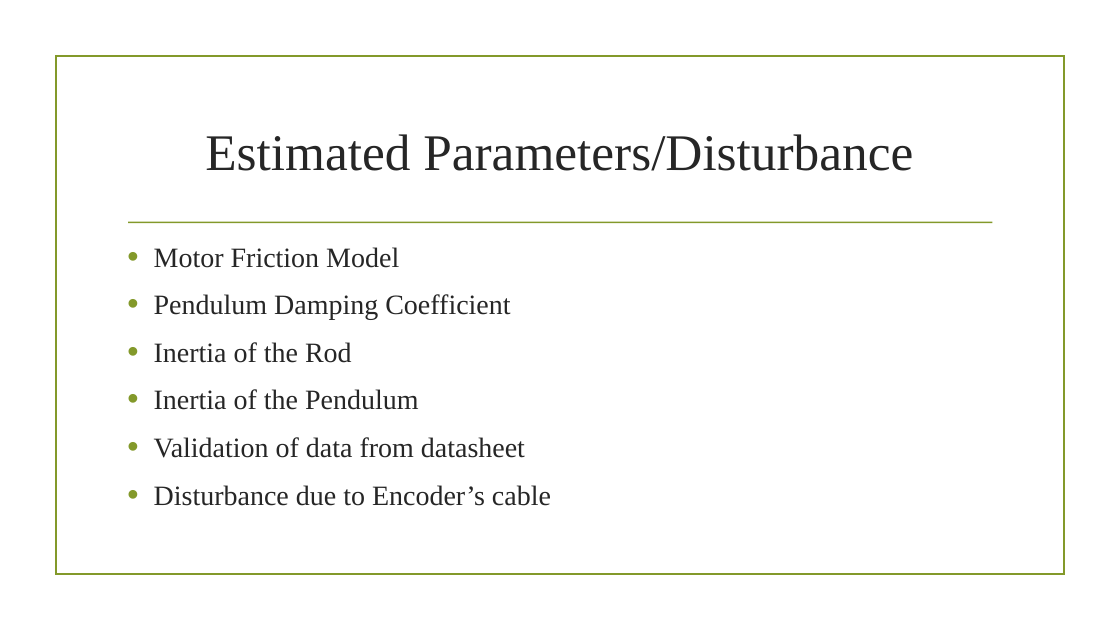
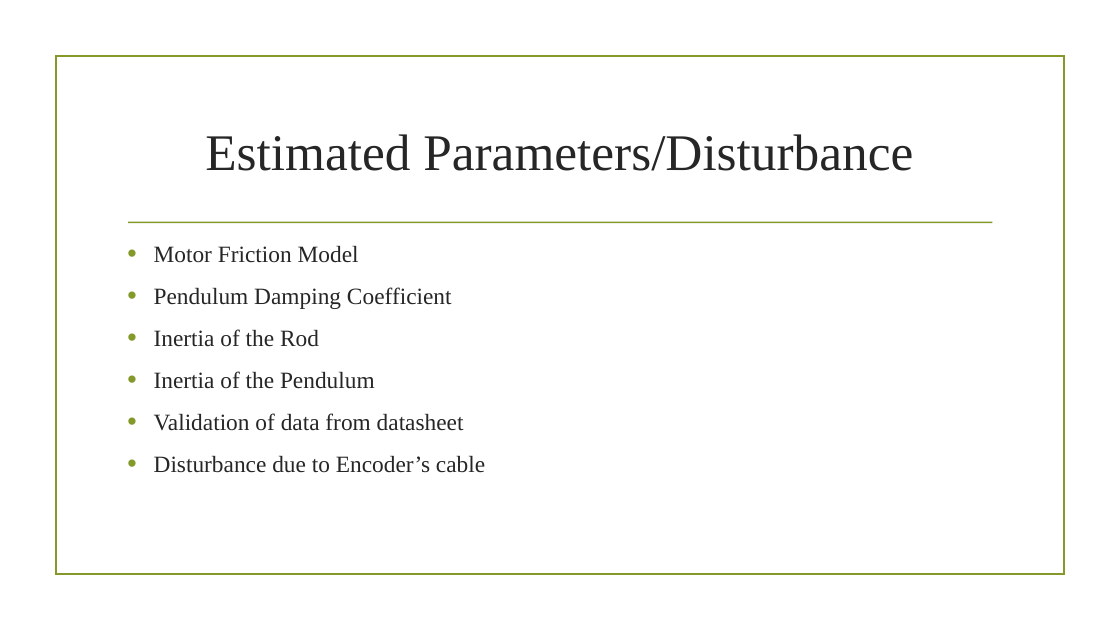
Before and after one commit to Quanser-Team/Quanser-Project, a slide deck: slide 3 of Presentation & Report/QUANSAR CUBE 2.odp. Drawn at 1120x630 pixels with LibreOffice and Linux fonts; fonts in the diff are those of the drawing; background and template pictures are left out. Boxes give left, top, right and bottom in pixels: in the first picture for what was removed or moved away, otherwise in the second. Text is boxed around its words. In the diff, an @@ line names an element or a change of style, - is before the commit and + after.

```diff
--- a/Presentation & Report/QUANSAR CUBE 2.odp
+++ b/Presentation & Report/QUANSAR CUBE 2.odp
@@ text "Motor Friction Model" at <box>154,245,485,473</box>: size 24 to 20 pt @@
```
Also in this commit, not shown: 1 other slide changed.
